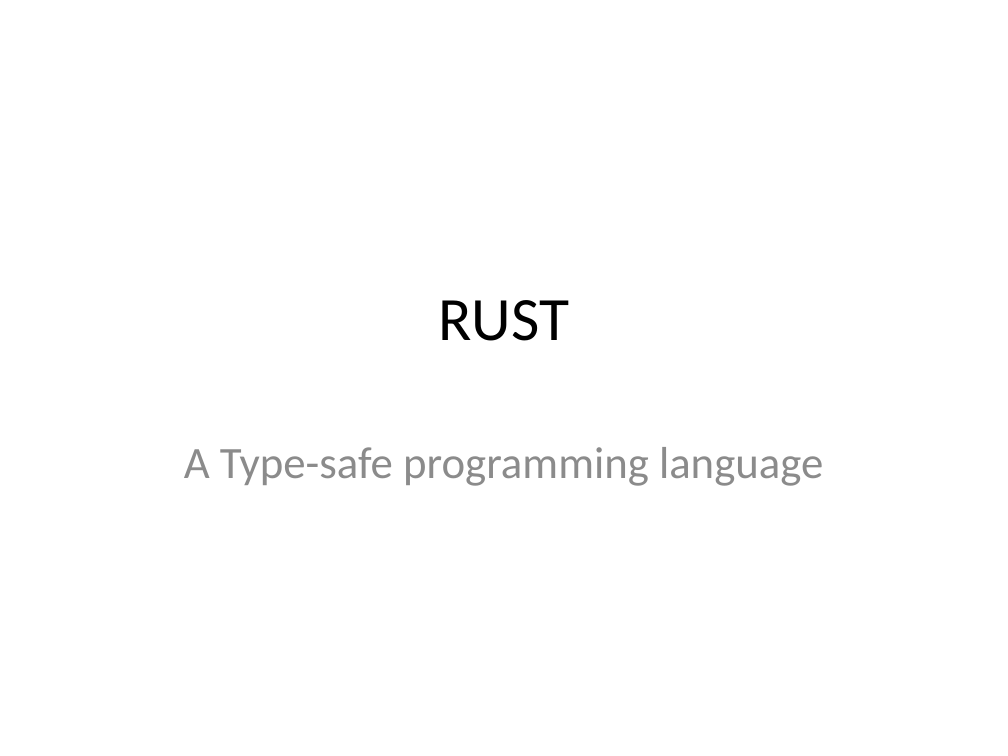
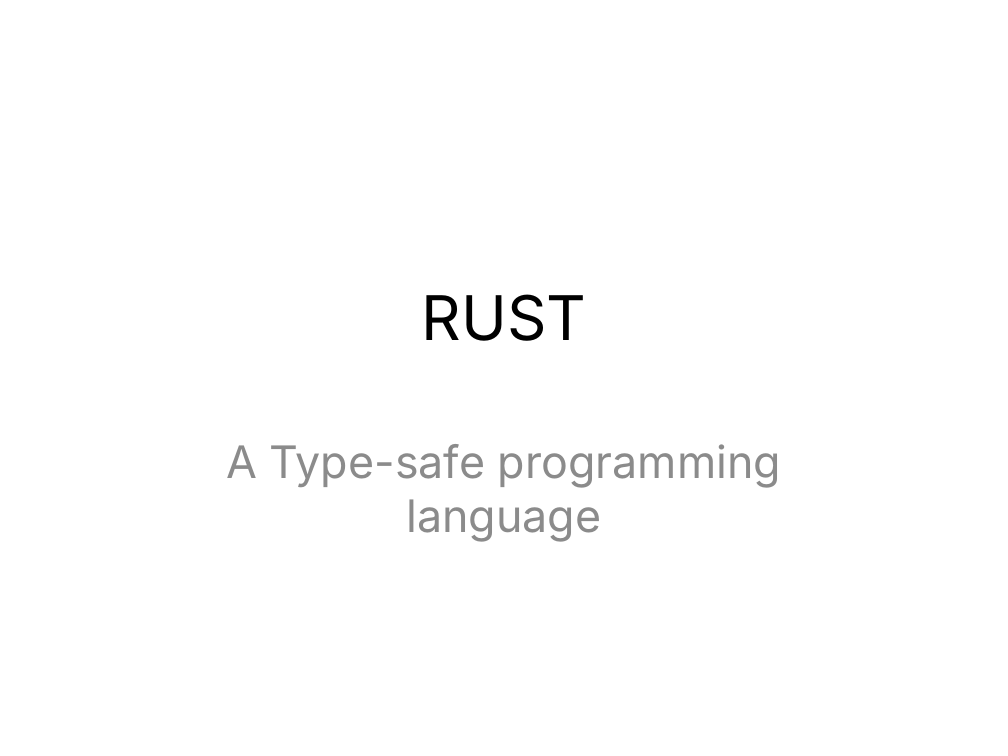
Before and after one commit to Brendan8899/pdfTopptx, a slide deck: slide 1 of output.pptx. Drawn at 1008x756 pixels with LibreOffice and Linux fonts; fonts in the diff are those of the drawing. Boxes give left, top, right and bottom in pixels: in the first picture for what was removed or moved away, otherwise in the second. Text is boxed around its words. In the diff, an @@ line names an element or a change of style, - is before the commit and + after.

```diff
--- a/output.pptx
+++ b/output.pptx
@@ title "RUST" at bbox=[422, 294, 586, 341]: font Calibri to Inter @@
@@ subtitle "A Type-safe programming language" at bbox=[226, 444, 781, 542]: font Calibri to Inter @@
```
Also in this commit, not shown: 2 other slides changed, 1 slide added, 5 other files.
